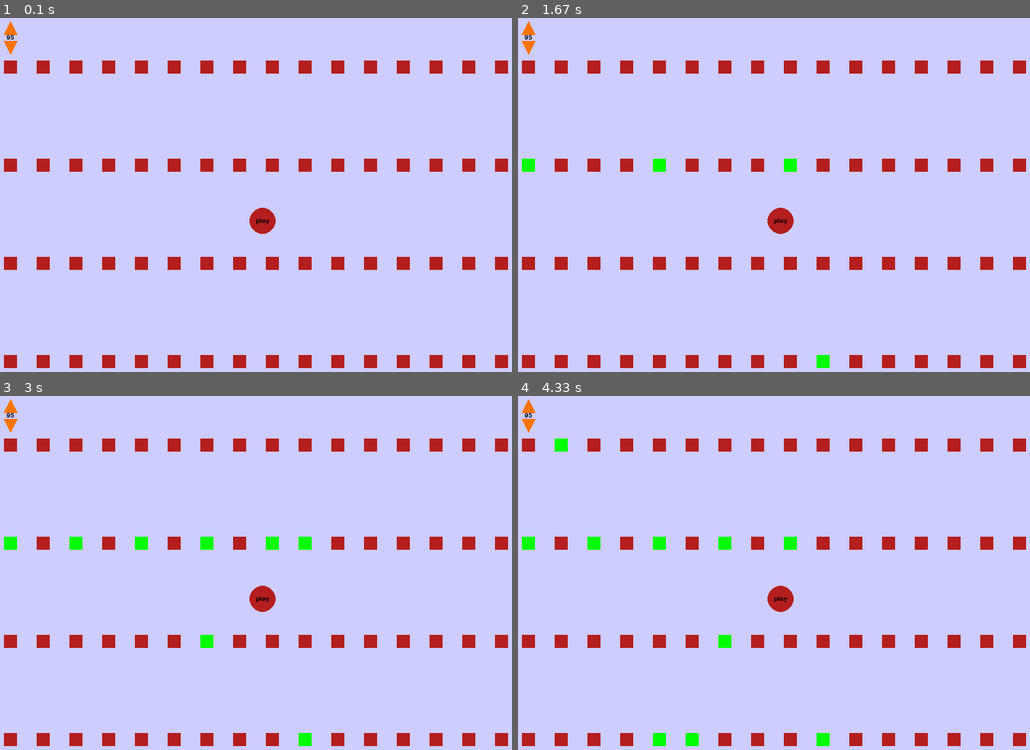
Above: before the commit, frames 1-4 (two rows, left to right).
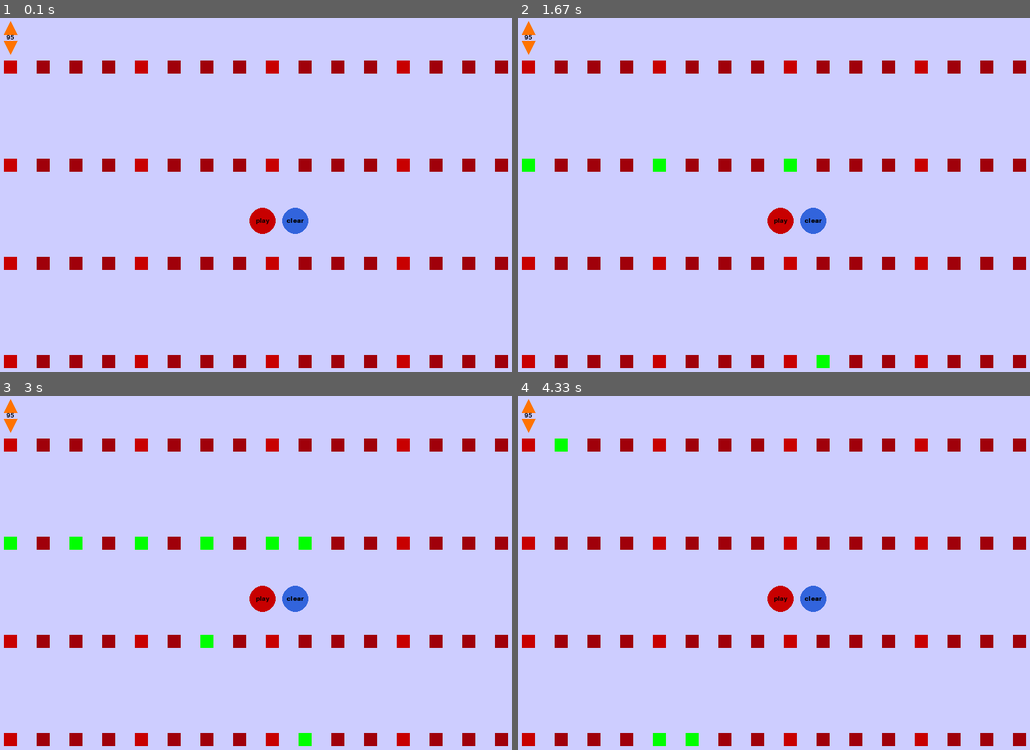
Above: after the commit, the same moments.

Repository: samuelbigio/DrumLooper
Game: pygame game, started from Main/main.py
The game is run twice, just before and just after one commit, with the same random seed, the same clock (stepped at 60 frames per second) and the same inputs. The source is Python 2; it was converted automatically to run under Python 3.
Inputs (mouse positions are in pixels of both pictures, inside the frame that each line leads up to):
- Up to frame 1 (0.1 s): no input
- Up to frame 2 (1.67 s): press the mouse at (825, 361) at 0.37 s; move the mouse to (717, 258) at 0.47 s; release the mouse at (610, 156) at 0.6 s; press the mouse at (789, 166) at 0.7 s; move the mouse to (692, 141) at 0.8 s; release the mouse at (599, 120) at 0.93 s; press the mouse at (661, 166) at 1.03 s; move the mouse to (814, 262) at 1.13 s; release the mouse at (973, 361) at 1.27 s; press the mouse at (528, 166) at 1.37 s; move the mouse to (594, 251) at 1.47 s; release the mouse at (661, 340) at 1.6 s
- Up to frame 3 (3 s): press the mouse at (204, 640) at 1.7 s; move the mouse to (158, 647) at 1.8 s; release the mouse at (107, 654) at 1.93 s; press the mouse at (204, 544) at 2.03 s; move the mouse to (327, 491) at 2.13 s; release the mouse at (450, 442) at 2.27 s; press the mouse at (76, 544) at 2.37 s; move the mouse to (153, 495) at 2.47 s; release the mouse at (230, 445) at 2.6 s; press the mouse at (307, 544) at 2.7 s; move the mouse to (348, 512) at 2.8 s; release the mouse at (389, 484) at 2.93 s
- Up to frame 4 (4.33 s): press the mouse at (825, 544) at 3.03 s; move the mouse to (809, 594) at 3.13 s; release the mouse at (794, 647) at 3.27 s; press the mouse at (558, 445) at 3.37 s; move the mouse to (615, 526) at 3.47 s; release the mouse at (666, 608) at 3.6 s; press the mouse at (692, 739) at 3.7 s; move the mouse to (748, 611) at 3.8 s; release the mouse at (799, 480) at 3.93 s; press the mouse at (661, 739) at 4.03 s; move the mouse to (620, 686) at 4.13 s; release the mouse at (584, 633) at 4.27 s

The runs differ from the first frame. In frame 1, 6.6% of the frame differs, in the area x 0-100%, y 12-99%; in frame 2, 6.2%; in frame 3, 5.9%; in frame 4, 6.3%.

Commit message:
Added clear button and cleaned pygameinit with dial class

Diff:
--- a/Main/Buttons/Clear.py
+++ b/Main/Buttons/Clear.py
@@ -0,0 +1,34 @@
+import pygame
+
+
+class Clearbtn:
+    def __init__(self,game):
+        self.game = game
+
+    def button(self, name, x, y, w, h, deafultColor, otherColor):
+        mouse = pygame.mouse.get_pos()
+        click = pygame.mouse.get_pressed()
+
+
+        pygame.draw.circle(self.game.gameDisplay, deafultColor, (x + w / 2, y + h / 2), 20)
+
+        TextSurf, TextRect = self.game.text_objects(name, self.game.largeText)
+
+        TextRect.center = ((x + w / 2), (y + h / 2))
+
+        self.game.gameDisplay.blit(TextSurf, TextRect)
+
+        self.game.gameDisplay.blit(TextSurf, TextRect)
+
+        if ((mouse[0] < (x + w) and mouse[0] > x) and (mouse[1] < (y + h) and mouse[1] > y)):
+
+            pygame.draw.circle(self.game.gameDisplay, otherColor, (x + w / 2, y + h / 2), 20)
+            TextSurf, TextRect = self.game.text_objects("press me", self.game.largeText)
+            TextRect.center = ((x + w / 2), (y + h / 2))
+
+            self.game.gameDisplay.blit(TextSurf, TextRect)
+
+            if click[0] == 1:
+                for i in range(self.game.numButtonCol):
+                    for j in range(self.game.numButtonRow):
+                        self.game.ToggleButton[i][j].toggleState = 0
--- a/Main/Buttons/PlayBtn.py
+++ b/Main/Buttons/PlayBtn.py
@@ -63,7 +63,7 @@
 
                 self.toggleState ^= 1
 
-                start_time = time.time()
+                #start_time = time.time()
 
                 if self.toggleState == 1:
 
@@ -115,11 +115,12 @@
 
                     playFile= 'Sounds/kit1/loop5.wav'
                     pygame.mixer.music.pause()
-                    pygame.mixer.music.load('Sounds/kit1/snare.wav')
+                    ##ghetto way of loading a new sound so pydub can't overwrite on the file that is loaded.
+                    pygame.mixer.music.load(self.soundNames[0])
 
                     sounds[0].export('Sounds/kit1/loop5.wav', format="wav")
 
-                    print("--- %s seconds ---" % (time.time() - start_time))
+                    #print("--- %s seconds ---" % (time.time() - start_time))
 
 
 
--- a/Main/Buttons/dial.py
+++ b/Main/Buttons/dial.py
@@ -11,11 +11,13 @@
 # create a display for bpm
 
 class DialBtn:
-    def __init__(self,game,up, pl, colors):
+    def __init__(self,game,up, center,radius, colors):
         self.game = game
         self.up = up
         self.colors = colors
-        self.pl=pl
+
+        pl = self.getDialPL(center, radius,up)
+        self.pl = pl
 
 
 
@@ -31,7 +33,6 @@
             self. h = self.w
             self.y = pl[2][1] - self.h
 
-        print up, (self.x,self.y), self.w
 
 
         self.toggleState = 0
@@ -65,3 +66,21 @@
 
         if click[1] == 1:
             print mouse
+
+
+    def getDialPL(self,center,R,up):
+        res = [(0,0),(0,0),(0,0)]
+
+        if up:
+            res[0] = (center[0] + R / 2., center[1] - R / 4)
+            res[1] = (center[0] - R / 2., center[1] - R / 4)
+            res[2] = (center[0], center[1] - R * 5. / 4)
+
+        else:
+            res[0]= (center[0] + R/2., R/4 + center[1])
+            res[1]= (center[0] - R/2., R/4 + center[1])
+            res[2]= (center[0],  R*5/4. + center[1])
+
+
+
+        return res
--- a/Main/PygameInit.py
+++ b/Main/PygameInit.py
@@ -3,29 +3,29 @@
 from Buttons.ToggleButtons import toggleBtn
 from Buttons.PlayBtn import Play
 from Buttons.dial import DialBtn
+from Buttons.Clear import Clearbtn
 
 
 class Game:
     def __init__(self):
         pygame.init()
         pygame.mixer.init()
+
+        # will this work if there is no loopfile?
         playFile = 'Sounds/kit1/loop.wav'
         pygame.mixer.music.load(playFile)
 
-
-
-        #pygame.mixer.music.load('belugaremix.mp3')
-        #pygame.mixer.music.load('Sounds/kit1/kick.mp3')
-        #pygame.mixer.music.play(-1)
-
-
+        #todo: prompt size
         self.displayW = 800#00
         self.displayH = 600#600
 
         self.black = (0, 0, 0)
+        self.blue = (50,100,220)
+        self.bright_blue = (0,0,255)
         self.white = (255, 255, 255)
         self.lightpurple = (205, 205, 255)
-        self.red = (180, 30, 30)
+        self.redhue = (160, 0, 10)
+        self.red = (200,0,0)
         self.green = (0,255,0)
         self.bright_red = (255, 0, 0)
         self.orange = (255,115,0)
@@ -35,33 +35,36 @@
 
         self.gameDisplay = pygame.display.set_mode((self.displayW, self.displayH))
 
-        pygame.display.set_caption('Samuel Bigio - Drum Looper')
+        pygame.display.set_caption('Samuel Bigio - DrumLooper')
 
         self.clock = pygame.time.Clock()
-
 
         #todo check how many soundnames there are
         self.numButtonRow = 4
         self.numButtonCol=  16
 
-        self.makeButtons()
-        self.play = Play(self)
-
-        self.dialCenter = (25,30)
-        dialColors = [self.orange,self.orangehue]
-        self.dialRadius = 20
-        dialPL = self.getDialPL(self.dialCenter,self.dialRadius)
+        self.makeGridButtons()
 
 
-        self.dialUp = DialBtn(self, 1, dialPL[0], dialColors)
-        self.dialDown = DialBtn(self, 0, dialPL[1], dialColors)
+        self.play = Play(self)
+        self.clear = Clearbtn(self)
+
+        dialColors = [self.orange, self.orangehue]
+
+        #integrate with toolbar
+        self.dialCenter = (25,30)
+        self.dialRadius = 20
+
+
+
+        self.dialUp = DialBtn(self, 1, self.dialCenter,self.dialRadius, dialColors)
+        self.dialDown = DialBtn(self, 0, self.dialCenter,self.dialRadius, dialColors)
 
         self.bpm = 95
         #'Sounds/kit1/kick.wav'
 
         #todo make sound and kit load auttomatically
         self.play.soundNames = ['kick','snare','hhcl','hhop','ride','shaker','rim','shaker']
-
         for i in range(len(self.play.soundNames)):
             self.play.soundNames[i] = 'Sounds/kit1/' +self.play.soundNames[i] + '.wav'
 
@@ -80,6 +83,12 @@
                 self.readButtons()
 
                 self.play.button("play", self.displayW/2,self.displayH/2, 20,20, self.red,self.bright_red)
+
+
+                #todo: center
+                self.clear.button("clear", self.displayW / 2 +50, self.displayH / 2 , 20, 20, self.blue,
+                                  self.bright_blue)
+
 
                 self.dialUp.getMove()
                 self.dialDown.getMove()
@@ -100,12 +109,8 @@
 
 
 
-    def makeButtons(self):
+    def makeGridButtons(self):
         self.ToggleButton = [[0 for i in range(self.numButtonRow)] for j in range(self.numButtonCol)]
-
-
-
-
         for i in range(self.numButtonCol):
             for j in range(self.numButtonRow):
                 ## Button Innit
@@ -133,29 +138,23 @@
                 ## Button Innit
 
 
-                self.ToggleButton[i][j].button("", int(xBuffer + i* (self.displayW/self.numButtonCol)),
-                                               int(yBuffer+   j*(self.displayH/self.numButtonRow)) , buttonSize , buttonSize,
-                                               self.red,
-                                               self.bright_red)
+                if i % 4 == 0: #make 1st beats stand out
+                    self.ToggleButton[i][j].button("", int(xBuffer + i* (self.displayW/self.numButtonCol)),
+                                                   int(yBuffer+   j*(self.displayH/self.numButtonRow)) , buttonSize , buttonSize,
+                                                   self.red,
+                                                   self.bright_red)
+
+                else:
+                    self.ToggleButton[i][j].button("", int(xBuffer + i * (self.displayW / self.numButtonCol)),
+                                                   int(yBuffer + j * (self.displayH / self.numButtonRow)), buttonSize,
+                                                   buttonSize ,
+                                                   self.redhue,
+                                                   self.bright_red)
 
                 ## make button
 
 
-    def getDialPL(self,center,R):
-        resUp = [(0,0),(0,0),(0,0)]
-        resDown = [(0,0),(0,0),(0,0)]
 
-
-        resDown[0]= (center[0] + R/2., R/4 + center[1])
-        resDown[1]= (center[0] - R/2., R/4 + center[1])
-        resDown[2]= (center[0],  R*5/4. + center[1])
-
-        resUp[0] = (center[0] + R/2., center[1] - R/4)
-        resUp[1] = (center[0] - R/2., center[1] - R/4 )
-        resUp[2] = (center[0], center[1] - R*5./4)
-
-        res = [resUp, resDown]
-        return res
 
 
     def printBPM(self):
--- a/Main/RPiMain.py
+++ b/Main/RPiMain.py
@@ -0,0 +1,53 @@
+#This file should run a DrumLooper out of the pygame GUI and from a raspberry pi. It doesn't work. and i broke the pi
+
+import RPi.GPIO as GPIO
+import time
+
+
+Button = 11 ### SERIAL input
+LATCH = 12 # #Clock pin/latch pin - RCLCK
+SRCLK = 13 # shift register clock pin - SCLCK
+
+def print_msg():
+    print 'Program is running...'
+    print 'Please press Ctrl+C to end the program...'
+
+
+def setup():
+    GPIO.setmode(GPIO.BOARD)  # Number GPIOs by its physical location
+    GPIO.setup(Button, GPIO.IN)
+    #GPIO.setup(LATCH,GPIO.OUT)
+    GPIO.setup(SRCLK, GPIO.OUT)
+    GPIO.setup(12,GPIO.OUT)
+
+
+
+
+def loop():
+    ButtonState = [0] *8
+
+    GPIO.output(SRCLK,GPIO.HIGH)
+    GPIO.output(SRCLK, GPIO.LOW)
+    for i in range(len(ButtonState)):
+        GPIO.output(LATCH, GPIO.HIGH)
+        GPIO.output(LATCH, GPIO.LOW)
+        ButtonState[i] = GPIO.input(Button)
+
+    print ButtonState
+    time.sleep(2)
+    #print "serial input: ", GPIO.input(Button)
+
+
+
+
+def destroy():  # When program ending, the function is executed.
+    GPIO.cleanup()
+
+
+if __name__ == '__main__':  # Program starting from here
+    #print_msg()
+    setup()
+    for i in xrange(500000):
+     #   loop()
+        print GPIO.input(12)
+    GPIO.cleanup()
